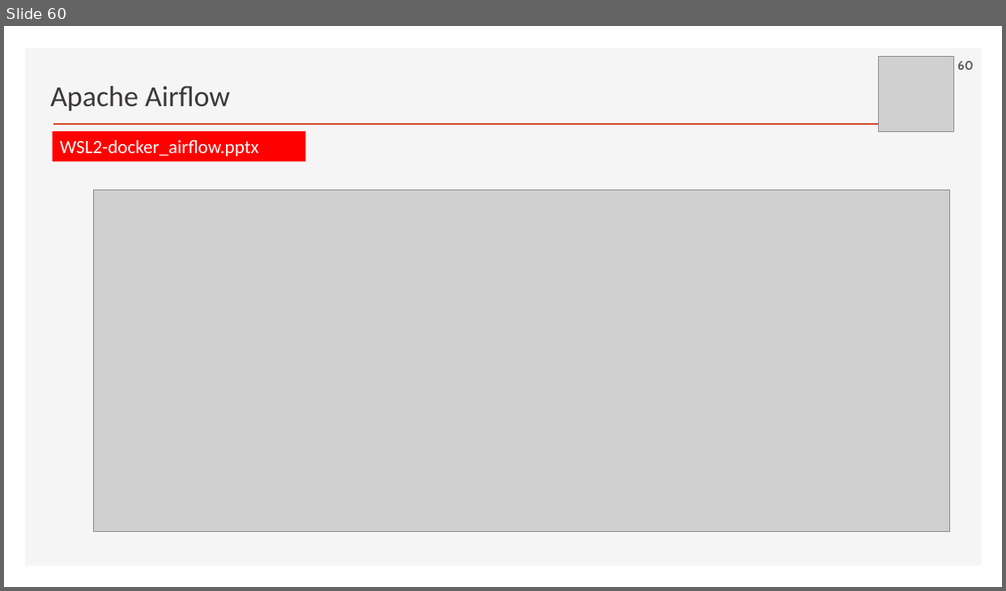
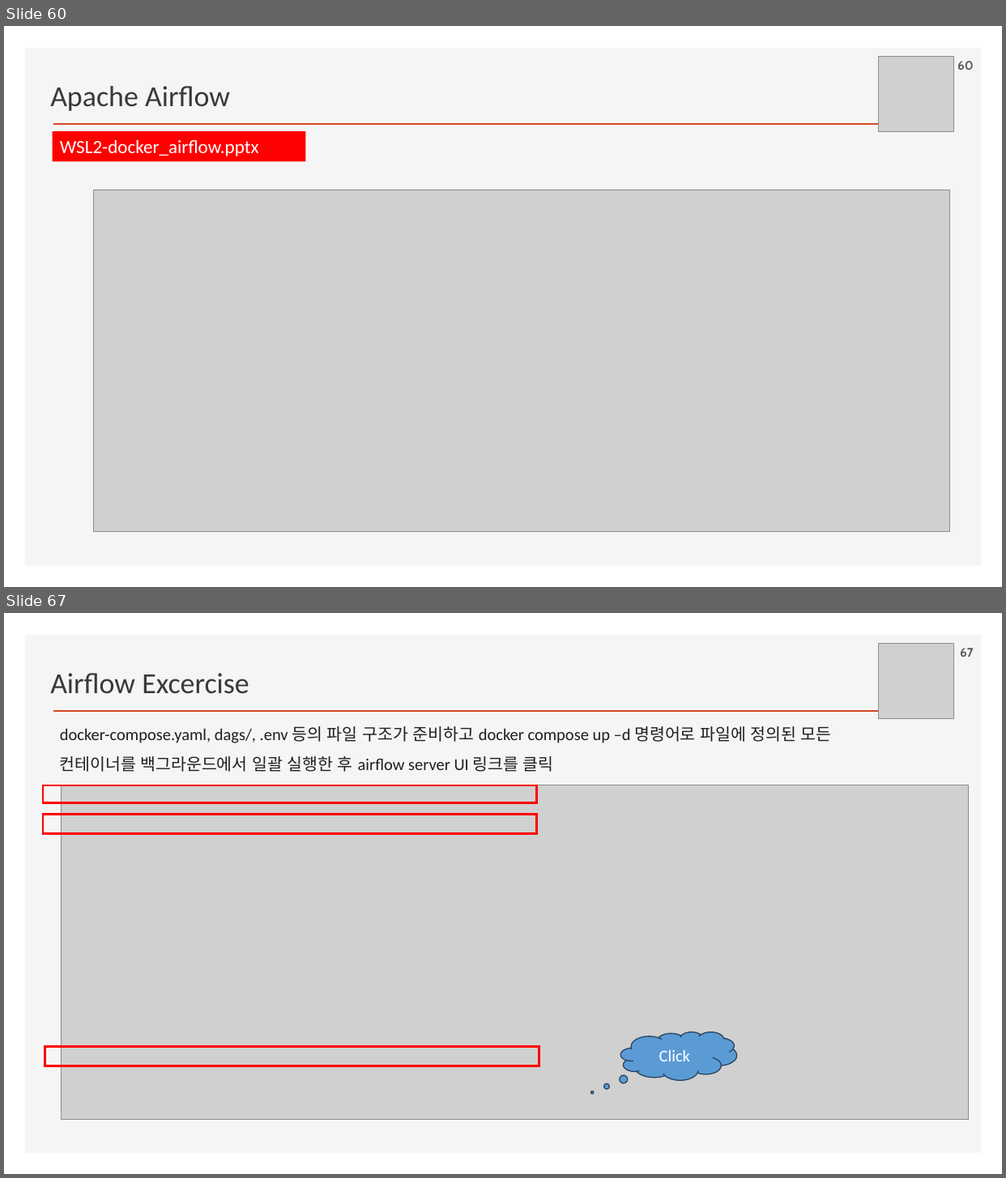
Before and after one commit to ancestor9/2026_Fall_Application-Deployment, a slide deck: App Deployment.pptx. Shown one above the other, each under a label of ours: slide 60 before the commit, slides 60 and 67 after it; the slides between them are not shown. The pictures are 1006x591 and 1006x1178 pixels, drawn with LibreOffice and Linux fonts; fonts in the diff are those of the drawing; grey boxes stand for pictures; background and template pictures are left out. Boxes give left, top, right and bottom in pixels: in the first picture for what was removed or moved away, otherwise in the second. Text is boxed around its words. In the diff, an @@ line names an element or a change of style, - is before the commit and + after.

```diff
--- a/App Deployment.pptx
+++ b/App Deployment.pptx
@@ slide 67 added at [4, 613, 1002, 1174], background #FFFFFF; not listed: 2 template elements that a slide beside it also shows @@
@@ picture added at [879, 644, 954, 718] @@
@@ page number added at [960, 648, 973, 657], 12 pt, text #595959, bold @@
+67
@@ text added at [50, 673, 249, 694], 28 pt, text #3B3838 @@
+Airflow Excercise
@@ text added at [60, 726, 832, 772], 16 pt, text #1F1F1F @@
+docker-compose.yaml, dags/, .env 등의 파일 구조가 준비하고 docker compose up –d 명령어로 파일에 정의된 모든 컨테이너를 백그라운드에서 일괄 실행한 후 airflow server UI 링크를 클릭
@@ rectangle added at [43, 786, 536, 803], outline #FF0000 2.25 pt @@
@@ picture added at [61, 786, 968, 1120] @@
@@ rectangle added at [43, 815, 536, 834], outline #FF0000 2.25 pt @@
@@ rectangle added at [45, 1046, 539, 1066], outline #FF0000 2.25 pt @@
@@ thought cloud added at [621, 1033, 737, 1081], fill #5B9BD5, outline #28445D 1 pt, 16 pt, text #FFFFFF @@
+Click
```
Also in this commit, not shown: 4 slides changed, 9 other slides added.
